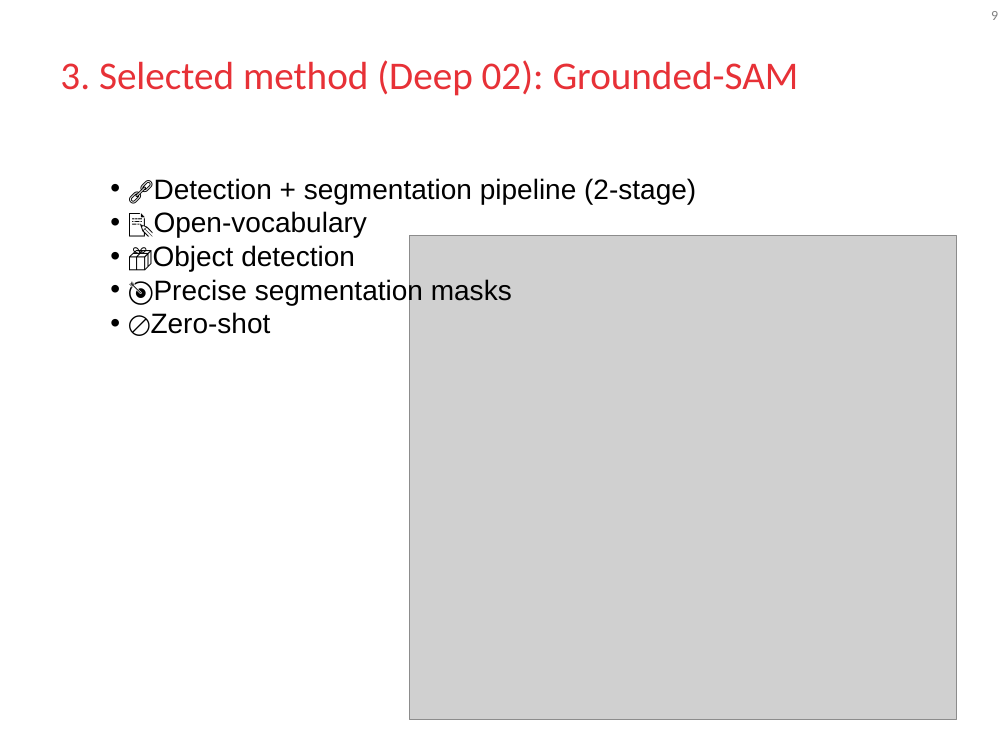
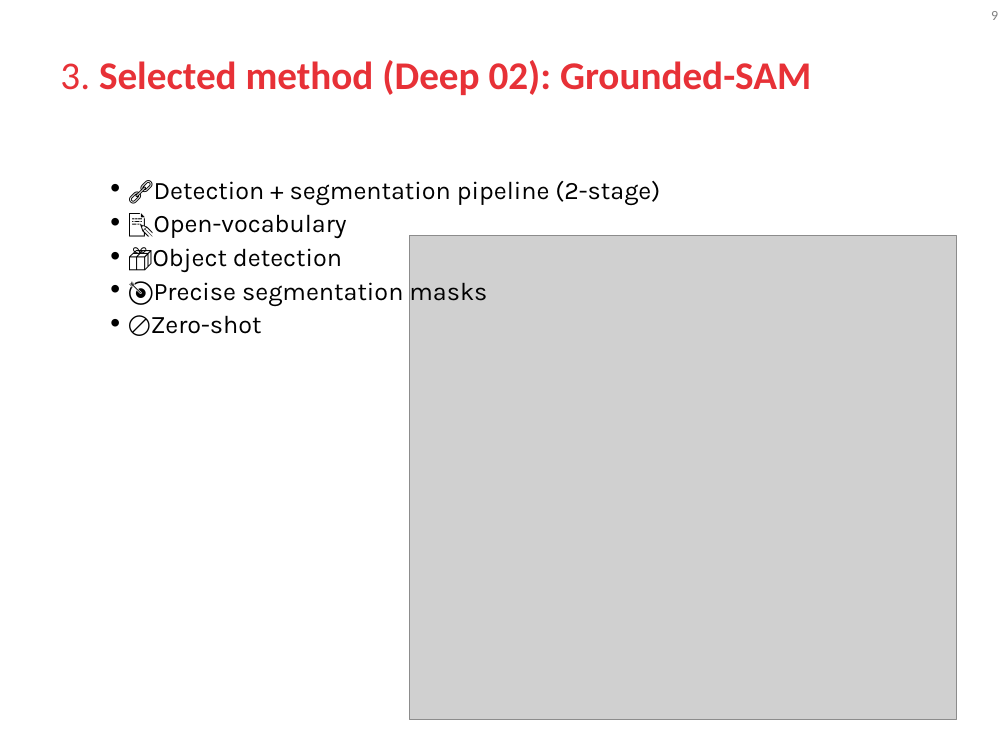
Before and after one commit to blooraayy/VA_RetoMichelin, a slide deck: slide 9 of docs/GIDIA_VA_Course_Project_Presentations.pptx. Drawn at 1008x756 pixels with LibreOffice and Linux fonts; fonts in the diff are those of the drawing; grey boxes stand for pictures; background and template pictures are left out. Boxes give left, top, right and bottom in pixels: in the first picture for what was removed or moved away, otherwise in the second. Text is boxed around its words. In the diff, an @@ line names an element or a change of style, - is before the commit and + after.

```diff
--- a/docs/GIDIA_VA_Course_Project_Presentations.pptx
+++ b/docs/GIDIA_VA_Course_Project_Presentations.pptx
@@ title "3. Selected method (Deep 02): ..." at (60, 60, 811, 95): bold on @@
@@ text "🔗Detection + segmentation pipeline (2-stage)" at (128, 180, 660, 336): size 20 to 18 pt, font Arial to Karla @@
```
Also in this commit, not shown: 14 other slides changed, 2 slides added.
